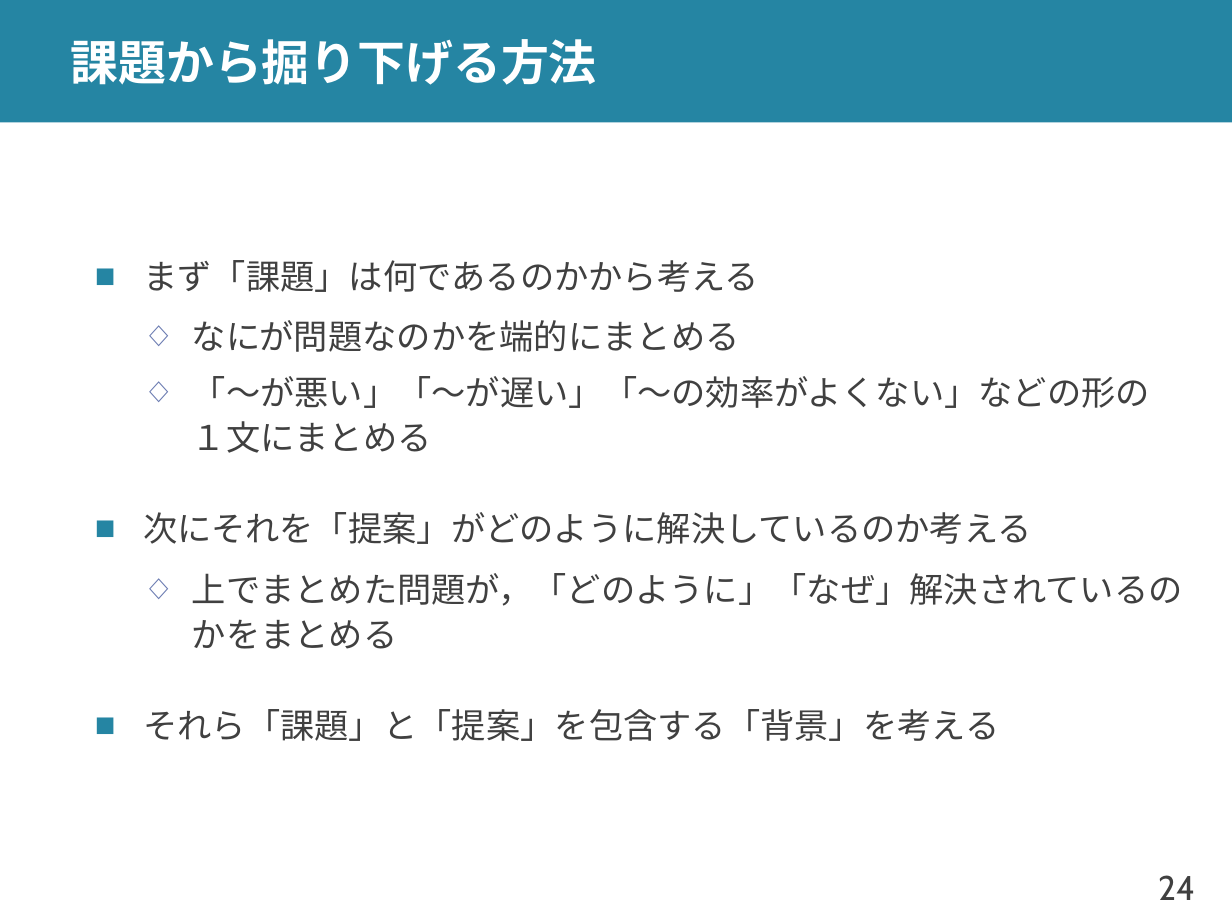
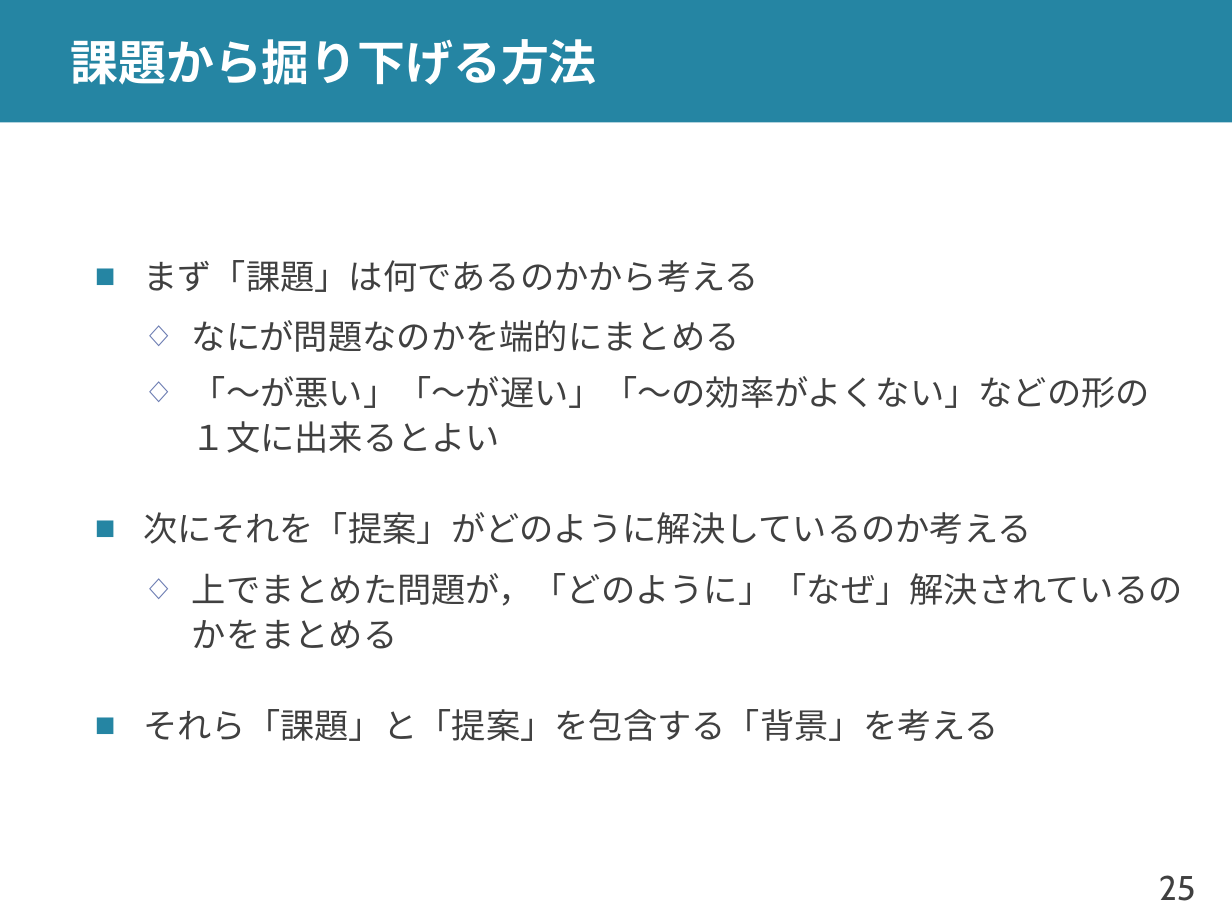
Before and after one commit to shioya-lab/how-to, a slide deck: slide 25 of plot.pptx (slide 24 before the commit). Drawn at 1232x924 pixels with LibreOffice and Linux fonts; fonts in the diff are those of the drawing. Boxes give left, top, right and bottom in pixels: in the first picture for what was removed or moved away, otherwise in the second. Text is boxed around its words. In the diff, an @@ line names an element or a change of style, - is before the commit and + after.

```diff
--- a/plot.pptx
+++ b/plot.pptx
@@ text at bbox=[192, 376, 1150, 453]: text changed @@
-  ◇ 「～が悪い」「～が遅い」「～の効率がよくない」などの形の
-    １文にまとめる
+  ◇ 「～が悪い」「～が遅い」「～の効率がよくない」などの形の
+    １文に出来るとよい
@@ page number at bbox=[1159, 875, 1195, 901]: text changed @@
-24
+25
```
Also in this commit, not shown: 14 other slides changed, 1 slide added, 1 other file.
